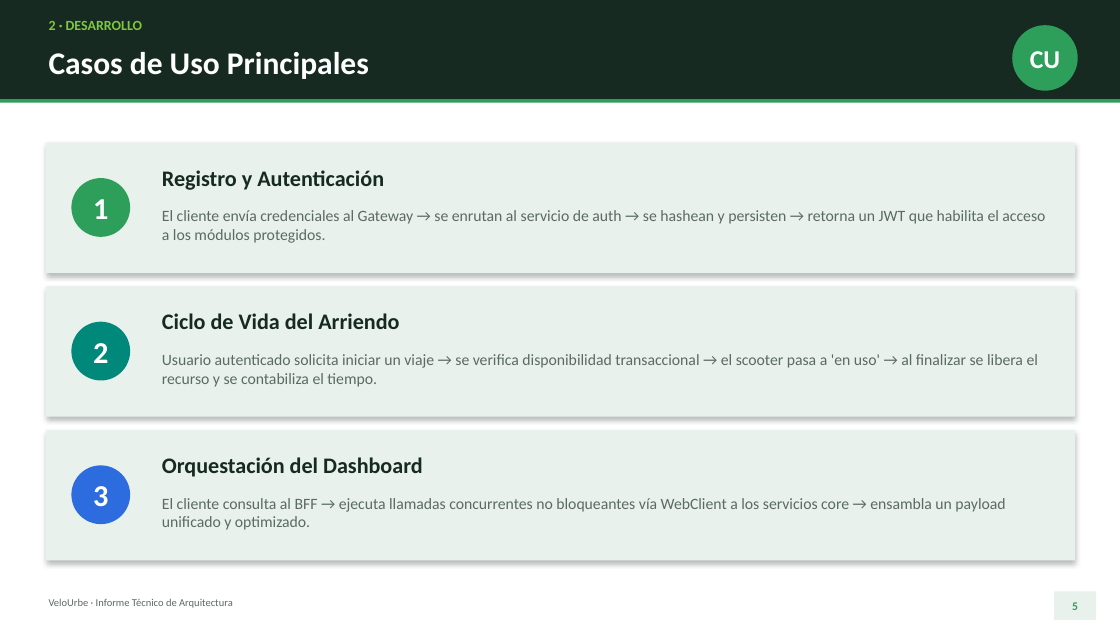
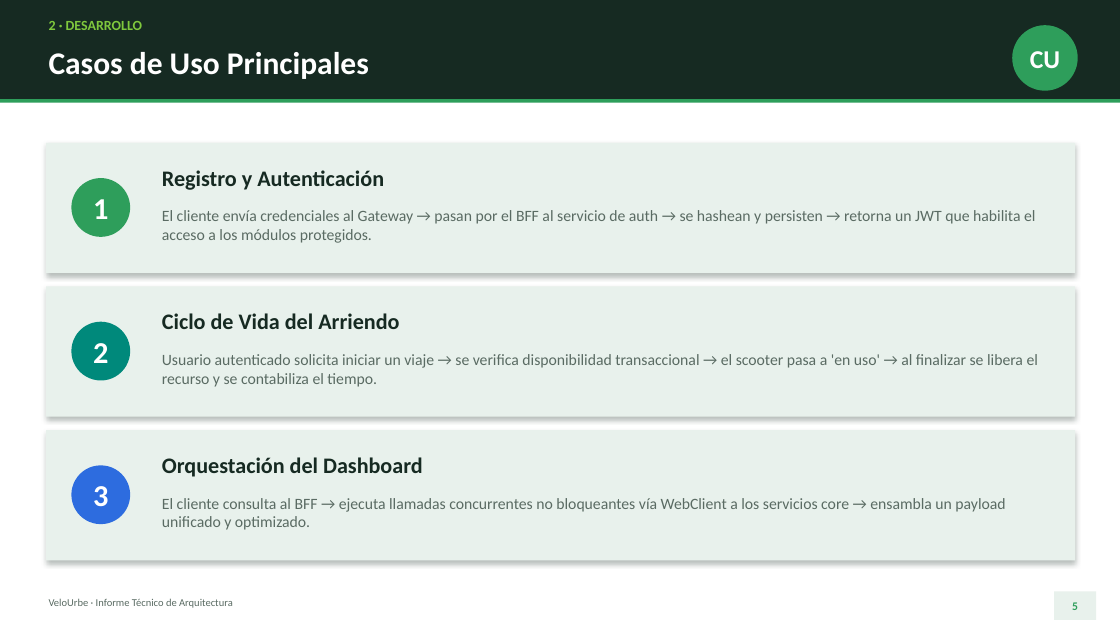
Before and after one commit to ethan1213/velourbe-platform, a slide deck: slide 5 of Presentacion VeloUrbe.pptx. Drawn at 1120x630 pixels with LibreOffice and Linux fonts; fonts in the diff are those of the drawing. Boxes give left, top, right and bottom in pixels: in the first picture for what was removed or moved away, otherwise in the second. Text is boxed around its words. In the diff, an @@ line names an element or a change of style, - is before the commit and + after.

Commit message:
docs: actualiza informe PDF y presentacion PPTX a la arquitectura actual
- Informe Tecnico VeloUrbe.pdf regenerado: 10 microservicios funcionales,
  flujo Gateway -> BFF -> microservicios, tabla completa de servicios y BDs,
  diagramas C2/C3 actualizados (C3 con patron CSR), RF nuevos (pagos,
  estaciones, resenas, BFF proxy), Swagger centralizado y estrategia Git
  con los 12 servicios.
- Presentacion VeloUrbe.pptx actualizada (mismo diseno): portada, contexto,
  arquitectura, diagramas C2, Swagger centralizado, branching y conclusion
  reflejan los 10 microservicios y el Gateway sin codigo.

```diff
--- a/Presentacion VeloUrbe.pptx
+++ b/Presentacion VeloUrbe.pptx
@@ text at (162,210,1035,243): text changed @@
-El cliente envía credenciales al Gateway → se enrutan al servicio de auth → se hashean y persisten → retorna un JWT que habilita el acceso a los módulos protegidos.
+El cliente envía credenciales al Gateway → pasan por el BFF al servicio de auth → se hashean y persisten → retorna un JWT que habilita el acceso a los módulos protegidos.
```
Also in this commit, not shown: 8 other slides changed, 1 other file.
